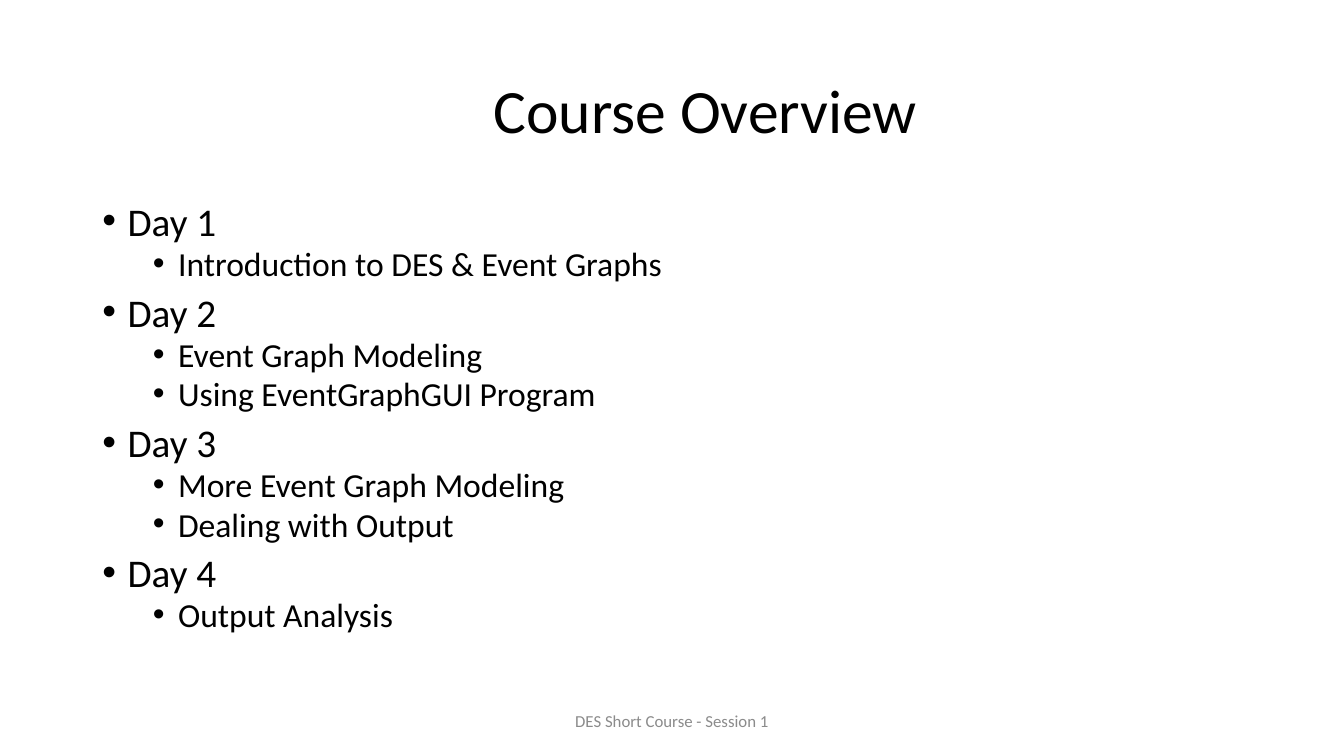
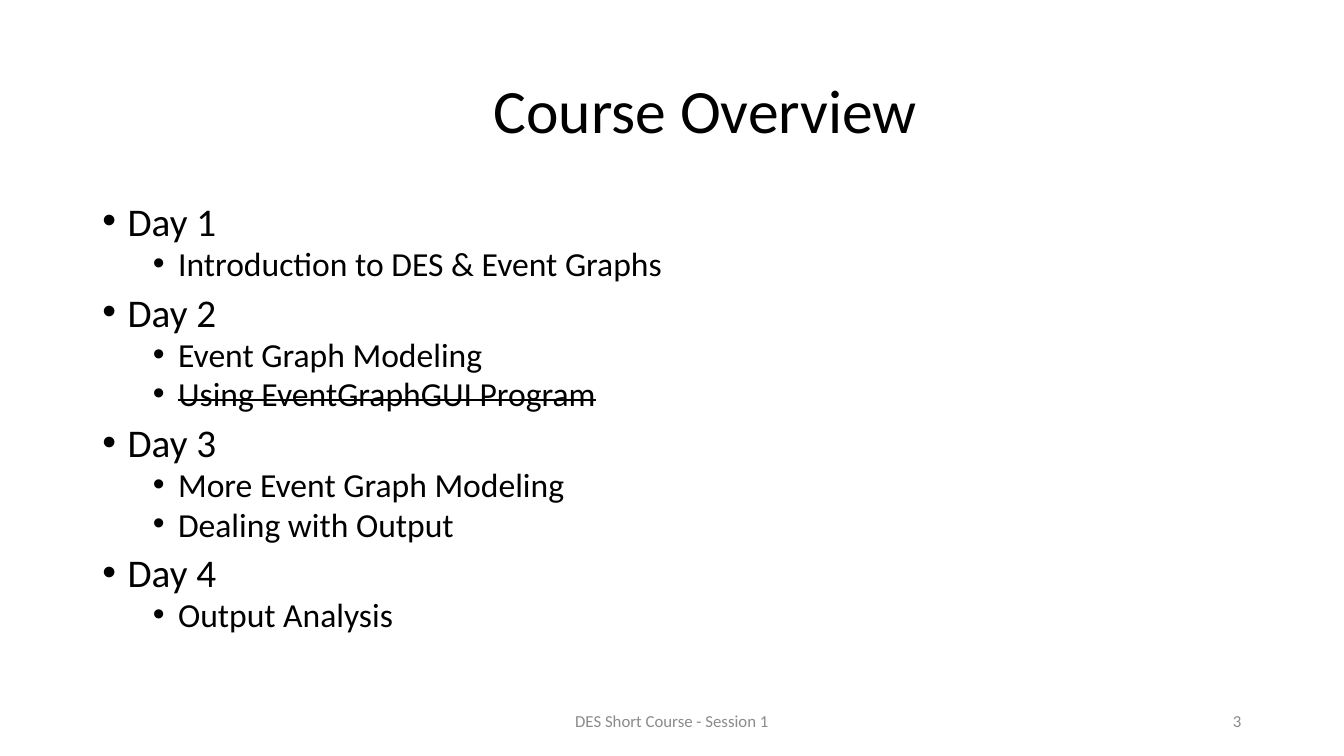
Before and after one commit to ahbuss/DESModeling, a slide deck: slide 3 of Short Course/Slides/Session 1.pptx. Drawn at 1344x756 pixels with LibreOffice and Linux fonts; fonts in the diff are those of the drawing; background and template pictures are left out. Boxes give left, top, right and bottom in pixels: in the first picture for what was removed or moved away, otherwise in the second. Text is boxed around its words. In the diff, an @@ line names an element or a change of style, - is before the commit and + after.

Commit message:
Updated Short Course

```diff
--- a/Short Course/Slides/Session 1.pptx
+++ b/Short Course/Slides/Session 1.pptx
@@ text at box(178, 382, 596, 412): strikethrough on in "Using EventGraphGUI Program" @@
@@ page number added at box(1233, 716, 1241, 727), 12 pt, text #8C8C8C @@
+3
```
Also in this commit, not shown: 15 other slides changed, 1 slide added, 18 other files.
